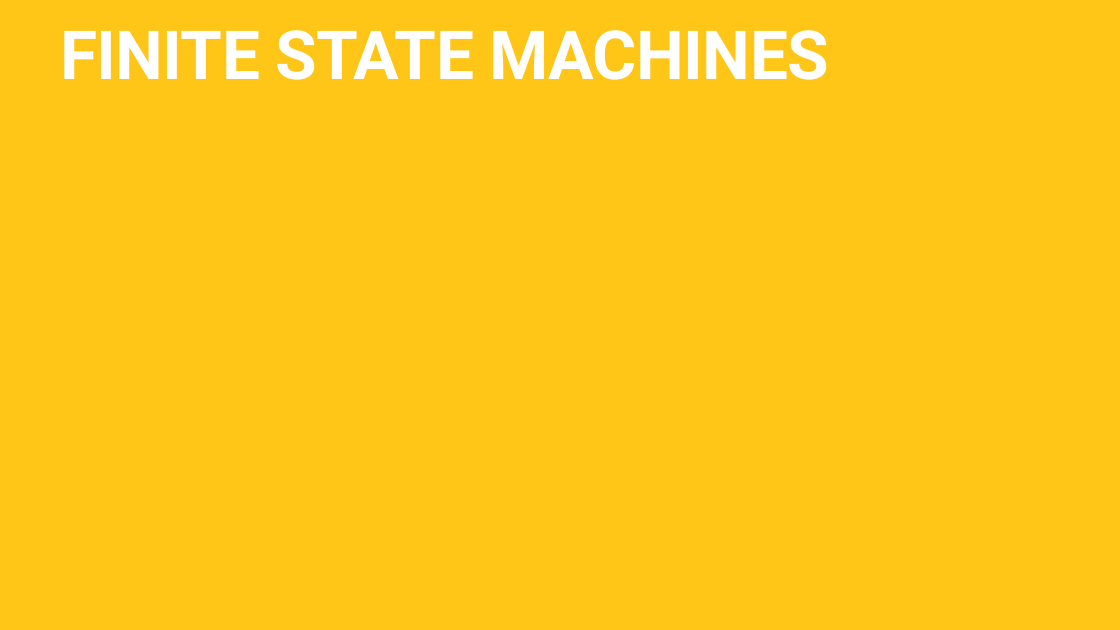
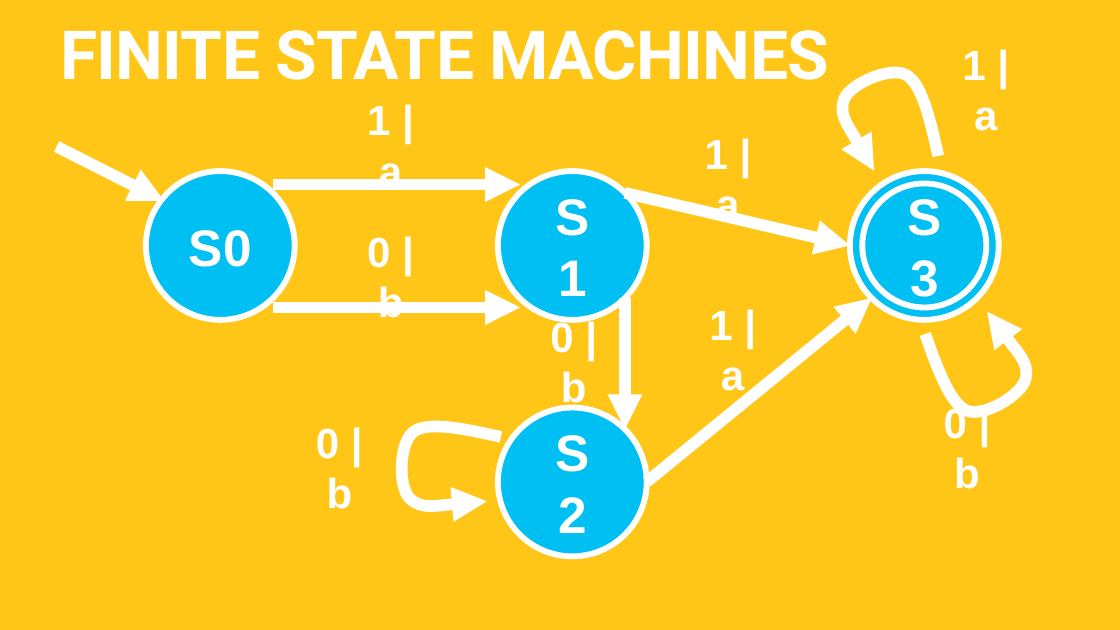
Before and after one commit to TommyWoodley/teaching, a slide deck: slide 2 of ALevel/FSM&Turing.pptx. Drawn at 1120x630 pixels with LibreOffice and Linux fonts; fonts in the diff are those of the drawing. Boxes give left, top, right and bottom in pixels: in the first picture for what was removed or moved away, otherwise in the second. Text is boxed around its words. In the diff, an @@ line names an element or a change of style, - is before the commit and + after.

```diff
--- a/ALevel/FSM&Turing.pptx
+++ b/ALevel/FSM&Turing.pptx
@@ group added at [57,51,1035,556]: 12 texts, 6 arrows, 5 ellipses, 3 freeform shapes @@
+S0
+S3
+S2
+S1
+1 | a
+0 | b
+0 | b
+0 | b
+1 | a
+1 | a
+1 | a
+0 | b
```
Also in this commit, not shown: 10 slides added, 1 other file.
